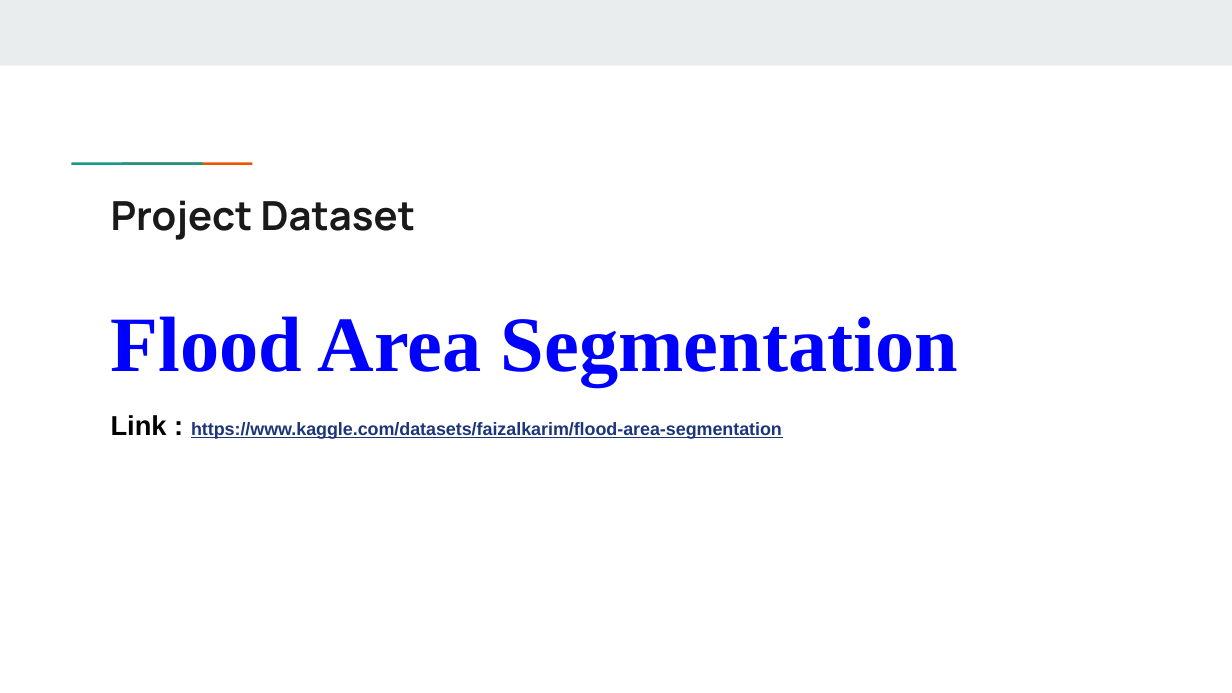
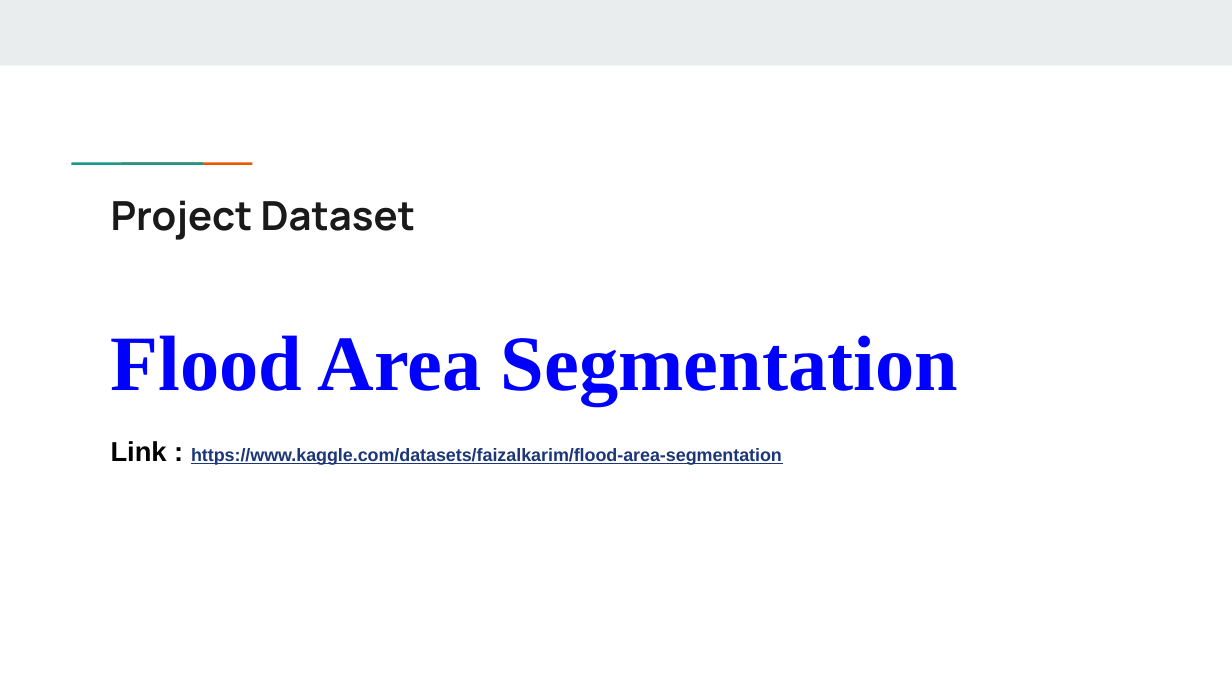
Before and after one commit to Shaoun18/CSE713, a slide deck: slide 4 of Final Project/Task_4b/Flood Impact Detection on Roads Using U-Net.pptx. Drawn at 1232x693 pixels with LibreOffice and Linux fonts; fonts in the diff are those of the drawing. Boxes give left, top, right and bottom in pixels: in the first picture for what was removed or moved away, otherwise in the second. Text is boxed around its words. In the diff, an @@ line names an element or a change of style, - is before the commit and + after.

```diff
--- a/Final Project/Task_4b/Flood Impact Detection on Roads Using U-Net.pptx
+++ b/Final Project/Task_4b/Flood Impact Detection on Roads Using U-Net.pptx
@@ text "Flood Area Segmentation" at bbox=[111, 335, 958, 465]: line spacing 1.02 to 1.22 @@
```
Also in this commit, not shown: 1 other slide changed, 7 slides added.
